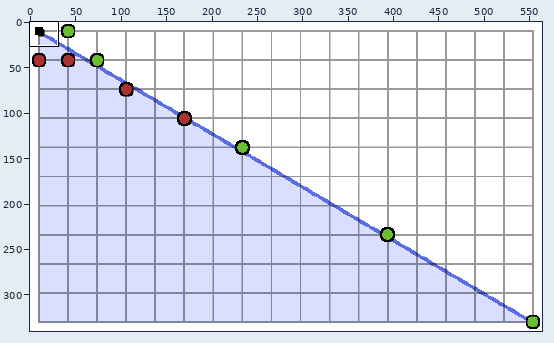
One commit to this pixel-art file: docs/assets/images/wip/slope_stack_10_17.aseprite. The first picture is a wide view before the edit; the outline marks the close-up.
Close-up. The starting point:
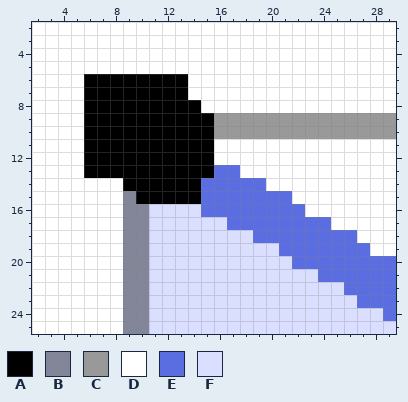
564x340 pixels, 1 frame. Shown: x 2..29, y 2..25.
Visible layers, top first: "pts", "slopes", "grid" opacity 40%, "blob", "white".
Palette (. is transparent): A #000000  B #838699  C #999999  D #ffffff  E #5b6ee1  F #dadfff
Pixels before, first column x 2:
 2 DDDDDDDDDDDDDDDDDDDDDDDDDDDD
 3 DDDDDDDDDDDDDDDDDDDDDDDDDDDD
 4 DDDDDDDDDDDDDDDDDDDDDDDDDDDD
 5 DDDDDDDDDDDDDDDDDDDDDDDDDDDD
 6 DDDDAAAAAAAADDDDDDDDDDDDDDDD
 7 DDDDAAAAAAAADDDDDDDDDDDDDDDD
 8 DDDDAAAAAAAAADDDDDDDDDDDDDDD
 9 DDDDAAAAAAAAAACCCCCCCCCCCCCC
10 DDDDAAAAAAAAAACCCCCCCCCCCCCC
11 DDDDAAAAAAAAAADDDDDDDDDDDDDD
12 DDDDAAAAAAAAAADDDDDDDDDDDDDD
13 DDDDAAAAAAAAAAEEDDDDDDDDDDDD
14 DDDDDDDAAAAAAEEEEEDDDDDDDDDD
15 DDDDDDDBAAAAAEEEEEEEDDDDDDDD
16 DDDDDDDBBFFFFEEEEEEEEDDDDDDD
17 DDDDDDDBBFFFFFFEEEEEEEEDDDDD
18 DDDDDDDBBFFFFFFFFEEEEEEEEDDD
19 DDDDDDDBBFFFFFFFFFFEEEEEEEDD
20 DDDDDDDBBFFFFFFFFFFFEEEEEEEE
21 DDDDDDDBBFFFFFFFFFFFFFEEEEEE
22 DDDDDDDBBFFFFFFFFFFFFFFFEEEE
23 DDDDDDDBBFFFFFFFFFFFFFFFFEEE
24 DDDDDDDBBFFFFFFFFFFFFFFFFFFE
25 DDDDDDDBBFFFFFFFFFFFFFFFFFFF
New version:
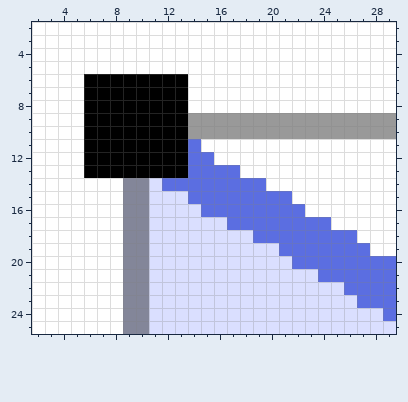
Edits made:
Layer "slopes":
The author changed colour A to colour B in row 14 at x 9 to 10; in row 15 at x 10.
The author changed colour A to colour C in rows 9 to 10 at x 14 to 15.
The author changed colour A to colour D in row 8 at x 14; in row 11 at x 15.
The author changed colour A to colour E in row 11 at x 14; in rows 12 to 13 at x 14 to 15; in row 14 at x 12 to 14; in row 15 at x 14.
The author changed colour A to colour F in row 14 at x 11; in row 15 at x 11 to 13.
Boxes around the changes in both close-ups, in picture pixels (x1, y1, x2, y2):
changed: (123, 100, 214, 204)
